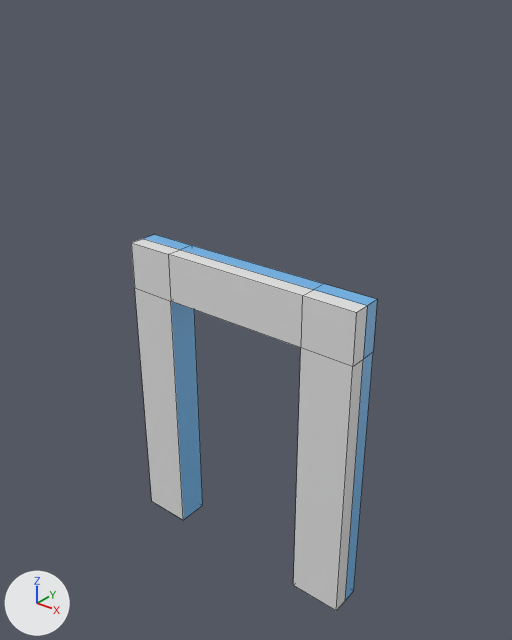
Two versions of the FBX model Assets/Original_assets/Walls/Wall_door_hole_complete.fbx, one commit apart.
Camera for both pictures: a 50 mm lens placed at (3.91, -7.09, 8.67), pointed at (-1.9, 0.18, 4.16). The axes (+X, +Y, +Z) are drawn at lower left. The lights are the same throughout. The picture after the commit comes second. Mesh edges are drawn as thin lines. Where no turn or scale is listed for an object, it has been applied to the vertices.

Script lines for the objects in view, before the commit:
```python
me_cube_023 = bpy.data.meshes.new('Cube.023')
me_cube_023.from_pydata(...)  # 32 vertices, 29 faces; spans x -4.0..0.0, y -0.25..0.25, z 0.0..5.0
# faces by material slot: [15, 14]
me_cube_023.materials.append(mat_wall1)  # its picture is missing
me_cube_023.materials.append(mat_wall2)  # light grey #e4e4e4
ob_wall_door_hole = bpy.data.objects.new('Wall door hole', me_cube_023)
ob_wall_door_hole.location = (0.0, 0.0, 0.0)
```
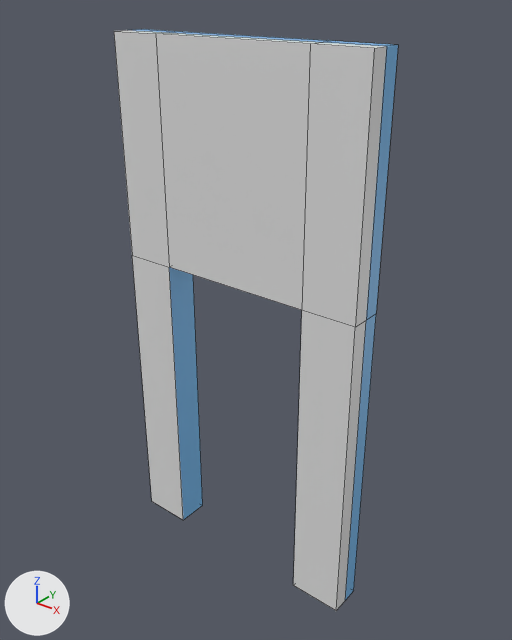
What the commit changed:
me_cube_023 is used by ob_wall_door_hole; location (0.0, 0.0, 0.0).
me_cube_023 had 32 vertices, 29 faces and spanned x -4.0..0.0, y -0.25..0.25, z 0.0..5.0.
me_cube_023 now has 32 vertices, 29 faces and spans x -4.0..0.0, y -0.25..0.25, z 0.0..8.0.
me_cube_023 part 1: all 22 vertices in x -4.0..0.0, y -0.25..0.25, z 4.25..5.0 are scaled about their middle by (1, 1, 4.27), then moved by (0.0, 0.0, 1.77).

Pixel boxes [x1, y1, x2, y2] of what changed, in the pictures (512 x 640 px):
'Wall door hole', reshaped (15% wider, 55% taller)
    before: [131, 235, 377, 611]
    after: [114, 29, 398, 611]
